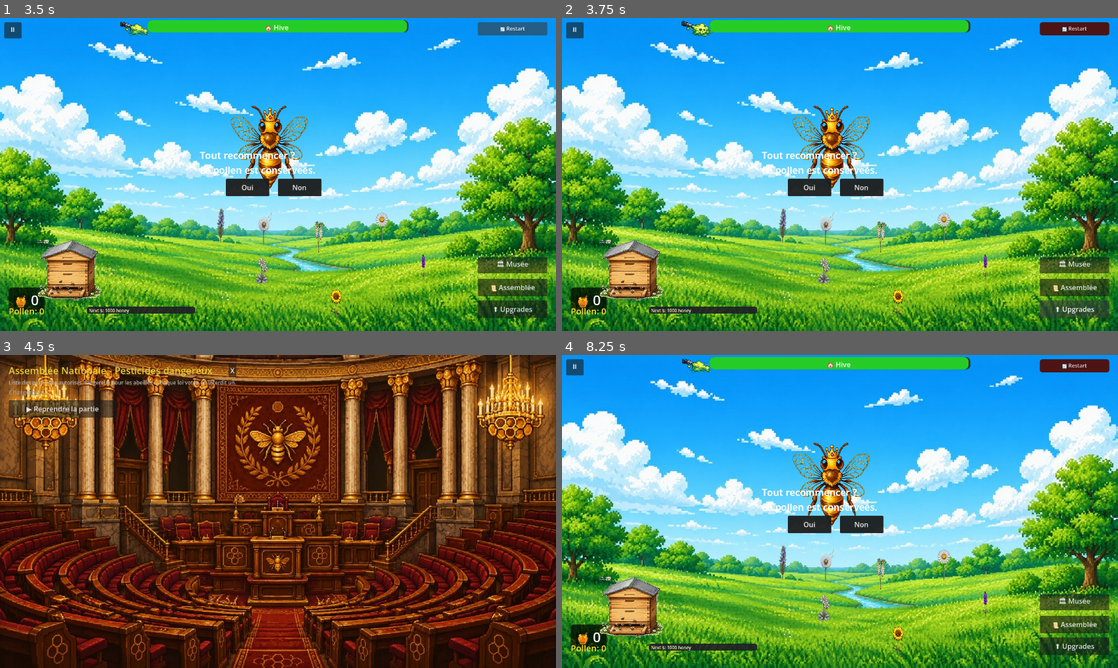
Above: before the commit, frames 1-4 (two rows, left to right).
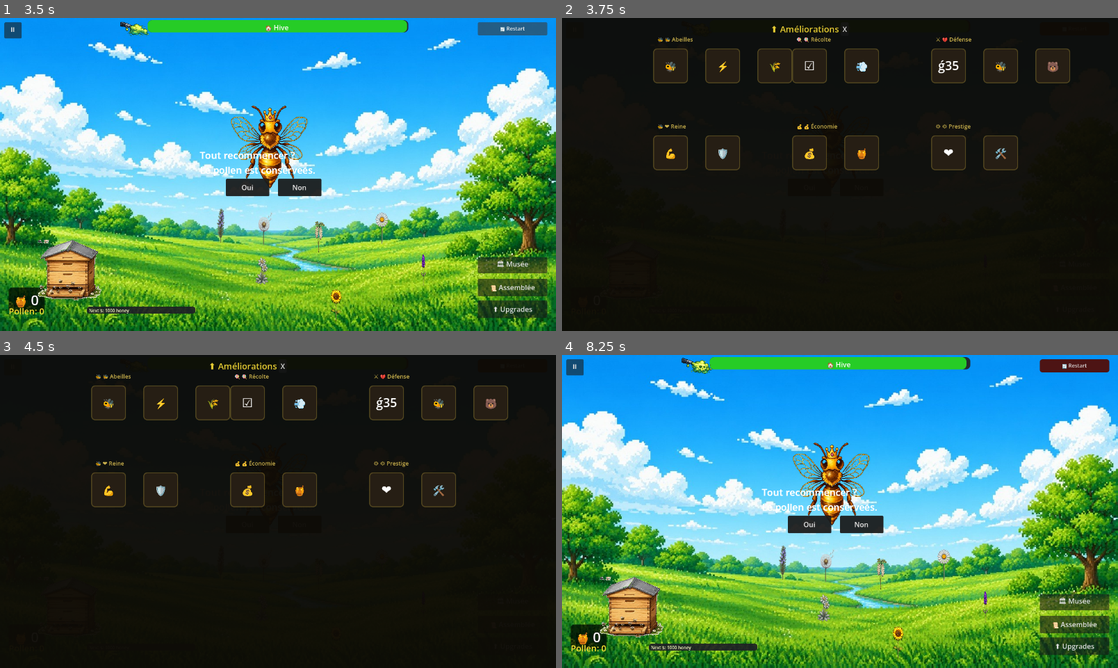
Above: after the commit, the same moments.

Repository: osteninteractive/BeeLaw
Game: Godot game, scene res://Scenes/Menu/Menu.tscn
The game is run twice, just before and just after one commit, with the same random seed, the same clock (stepped at 60 frames per second) and the same inputs.
Inputs (mouse positions are in pixels of both pictures, inside the frame that each line leads up to):
- Up to frame 1 (3.5 s): click "Play" at 0.5 s; click "🔄 Restart" at 1.25 s; click "🔄 Restart" at 2 s; click "🔄 Restart" at 2.75 s
- Up to frame 2 (3.75 s): click "⬆ Upgrades" at 3.5 s
- Up to frame 3 (4.5 s): click "📜 Assemblée" at 4.25 s
- Up to frame 4 (8.25 s): click "Oui" at 5 s; click "Non" at 5.75 s; click (573, 367) at 6.5 s, where only the run after the commit has a clickable "⏸"; click (1073, 602) at 7.25 s, where only the run after the commit has a clickable "🏛 Musée"; click "▶ Reprendre la partie" (after the commit: "X") at 8 s

Frame 1 is identical in both runs. In frame 2, 100% of the frame differs, in the area x 0-100%, y 0-100%; in frame 3, 89%; in frame 4, 0.2%.
Error before the commit: Parse Error: Could not preload resource script "res://Scripts/UI/UpgradeNode.gd". (res://Scripts/UI/UpgradeTree.gd:105)

Commit message:
fix: UpgradeNode rewrite + Main click sound multiline

Diff:
--- a/Scenes/Main/Main.gd
+++ b/Scenes/Main/Main.gd
@@ -413,8 +413,13 @@
 func _envoyer_abeille(fleur_idx):
 	if fleur_idx < 0: return
 	_en_vol += 1; GameManager.stats.clics_total += 1
-	var cs = load("res://Assets/Audio/bee_click.mp3")
-	if cs: var cp = AudioStreamPlayer2D.new(); cp.stream = cs; add_child(cp); cp.play(); cp.finished.connect(cp.queue_free)
+	var click_sound = load("res://Assets/Audio/bee_click.mp3")
+	if click_sound:
+		var player = AudioStreamPlayer2D.new()
+		player.stream = click_sound
+		add_child(player)
+		player.play()
+		player.finished.connect(player.queue_free)
 	GameManager.honey_change.emit(GameManager.honey)
 	# La reine parle
 	if GameManager.stats.clics_total % 10 == 0: _parler_reine()
--- a/Scripts/UI/UpgradeNode.gd
+++ b/Scripts/UI/UpgradeNode.gd
@@ -124,15 +124,14 @@
 			"guerriere": succes = GameManager.acheter_guerriere()
 			"max_butineuse": succes = GameManager.acheter_max_butineuse()
 	if not succes: return false
-		_flash_achat()
-		return true
+	_flash_achat()
+	return true
 
-	func _flash_achat():
-		var t = create_tween()
-		t.tween_property(self, "modulate", Color(2, 2, 1, 1), 0.05)
-		t.tween_property(self, "modulate", Color(1, 1, 1, 1), 0.15)
+func _flash_achat():
+	var t = create_tween()
+	t.tween_property(self, "modulate", Color(2, 2, 1, 1), 0.05)
+	t.tween_property(self, "modulate", Color(1, 1, 1, 1), 0.15)
 
-	func _show_tooltip():
 func _show_tooltip():
 	_tooltip = Panel.new()
 	_tooltip.name = "Tooltip"
@@ -145,46 +144,25 @@
 	tbs.content_margin_left = 10; tbs.content_margin_top = 6; tbs.content_margin_right = 10; tbs.content_margin_bottom = 6
 	_tooltip.add_theme_stylebox_override("panel", tbs)
 	_tooltip.position = get_global_mouse_position() + Vector2(20, -40)
-
 	var tb = VBoxContainer.new(); _tooltip.add_child(tb)
-
-	var nom_l = Label.new()
-	var niv = _get_niveau()
-	var max_str = "MAX" if _est_max() else str(niv) + " / " + str(_get_max())
-	nom_l.text = _nom + " (" + max_str + ")"
-	nom_l.add_theme_font_size_override("font_size", 14)
-	var col = Color(0.6, 0.5, 0.2) if _est_max() else Color(1, 0.9, 0.3) if _peut_acheter() else Color(0.8, 0.4, 0.4)
-	nom_l.add_theme_color_override("font_color", col)
-	tb.add_child(nom_l)
-
-	var desc_l = Label.new(); desc_l.text = _desc
-	desc_l.add_theme_font_size_override("font_size", 11)
-	desc_l.add_theme_color_override("font_color", Color(0.7, 0.7, 0.7))
-	desc_l.autowrap_mode = TextServer.AUTOWRAP_WORD
-	tb.add_child(desc_l)
-
-	if not _est_max():
-		var p_l = Label.new()
-		var currency = "💵" if _is_prestige else "🍯"
-		p_l.text = "Coût : " + currency + str(_get_prix())
-		p_l.add_theme_font_size_override("font_size", 12)
-		p_l.add_theme_color_override("font_color", Color(0.3, 1, 0.3) if _peut_acheter() else Color(0.8, 0.4, 0.4))
-		tb.add_child(p_l)
-
+	var nl = Label.new(); nl.text = _nom + " (niv " + str(_get_niveau()) + "/" + str(_get_max()) + ")"
+	nl.add_theme_font_size_override("font_size", 12); nl.add_theme_color_override("font_color", Color(1, 1, 1))
+	tb.add_child(nl)
+	var dl = Label.new(); dl.text = _desc
+	dl.add_theme_font_size_override("font_size", 10); dl.add_theme_color_override("font_color", Color(0.8, 0.8, 0.8))
+	tb.add_child(dl)
+	var pl = Label.new()
+	if _est_max():
+		pl.text = "MAX"; pl.add_theme_color_override("font_color", Color(1, 0.5, 0.2))
+	else:
+		pl.text = "Cout: " + _currency() + str(_get_prix()) + " | " + ("Pollen" if _is_prestige else "Miel")
+		pl.add_theme_color_override("font_color", Color(0.4, 1, 0.4) if _peut_acheter() else Color(1, 0.3, 0.3))
+	pl.add_theme_font_size_override("font_size", 10)
+	tb.add_child(pl)
 	add_child(_tooltip)
 
+func _currency():
+	return "P" if _is_prestige else "M"
+
 func _hide_tooltip():
-	var t = get_node_or_null("Tooltip")
-	if t: t.queue_free()
-
-func _process(_delta):
-	scale = Vector2(_anim_scale, _anim_scale)
-	# Mise a jour visuelle
-	var peut = _peut_acheter()
-	var est_max = _est_max()
-	var cbs = get_theme_stylebox("panel") as StyleBoxFlat
-	if cbs:
-		if est_max: cbs.border_color = Color(0.3, 0.9, 0.3, 0.8)
-		elif peut: cbs.border_color = Color(1, 0.9, 0.2, 0.8)
-		else: cbs.border_color = Color(0.6, 0.5, 0.2, 0.3)
-		modulate = Color(1, 1, 1, 1) if peut or est_max else Color(0.5, 0.5, 0.5, 0.6)
+	if _tooltip: _tooltip.queue_free()
